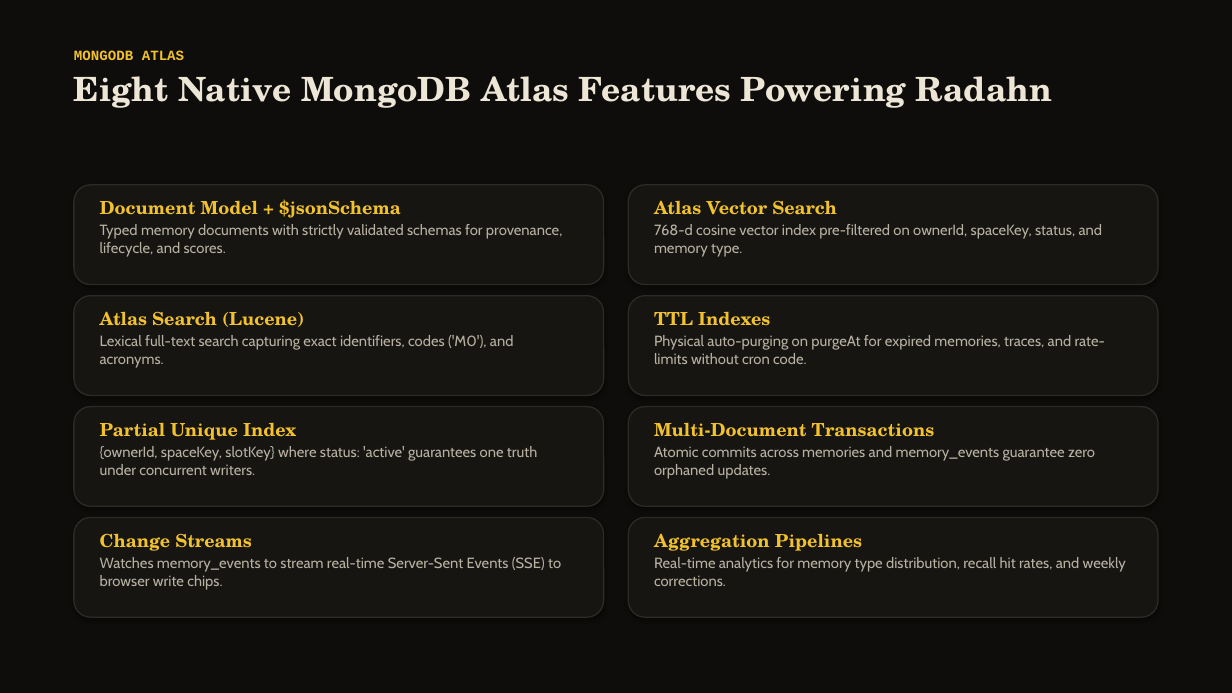
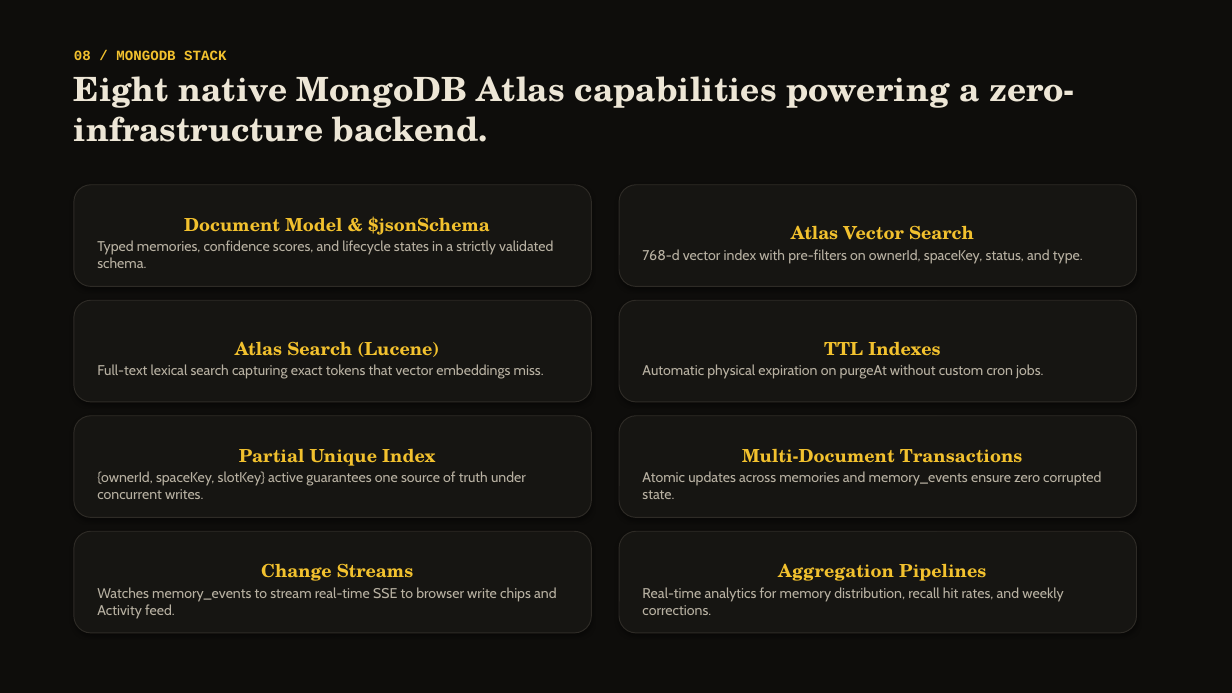
Before and after one commit to vaibhavcodesx/radahn, a slide deck: slide 9 of docs/deck/radahn.pptx. Drawn at 1232x693 pixels with LibreOffice and Linux fonts; fonts in the diff are those of the drawing. Boxes give left, top, right and bottom in pixels: in the first picture for what was removed or moved away, otherwise in the second. Text is boxed around its words. In the diff, an @@ line names an element or a change of style, - is before the commit and + after.

```diff
--- a/docs/deck/radahn.pptx
+++ b/docs/deck/radahn.pptx
@@ text at [74,50,1075,142]: text changed @@
-MONGODB ATLAS
-Eight Native MongoDB Atlas Features Powering Radahn
+08 / MONGODB STACK
+Eight native MongoDB Atlas capabilities powering a zero-infrastructure backend.
@@ rounded rectangle "Document Model & $jsonSchema": place and size @@
-rounded rectangle "Document Model & $jsonSchema" at [74,185,604,285]
+rounded rectangle "Document Model & $jsonSchema" at [74,185,592,287]
@@ rounded rectangle "Document Model & $jsonSchema" at [74,185,592,287]: outline #2E2B26 1 pt to #2E2B26 0.75 pt @@
@@ text removed at [100,199,562,257] @@
-Document Model + $jsonSchema
-Typed memory documents with strictly validated schemas for provenance, lifecycle, and scores.
@@ rounded rectangle "Atlas Vector Search": place and size @@
-rounded rectangle "Atlas Vector Search" at [654,200,1103,257]
+rounded rectangle "Atlas Vector Search" at [619,185,1137,287]
@@ rounded rectangle removed at [628,185,1158,285] @@
@@ text in rounded rectangle at [97,216,553,268]: text added @@
+Document Model & $jsonSchema
+Typed memories, confidence scores, and lifecycle states in a strictly validated schema.
@@ text in rounded rectangle at [791,225,974,240]: alignment left to centre @@
@@ text in rounded rectangle at [642,249,1083,264]: text changed; size 11.5 to 11 pt @@
-768-d cosine vector index pre-filtered on ownerId, spaceKey, status, and memory type.
+768-d vector index with pre-filters on ownerId, spaceKey, status, and type.
@@ rounded rectangle removed at [74,296,604,396] @@
@@ rounded rectangle removed at [628,296,1158,396] @@
@@ rounded rectangle "Atlas Search (Lucene)": place and size @@
-rounded rectangle "Atlas Search (Lucene)" at [100,311,514,368]
+rounded rectangle "Atlas Search (Lucene)" at [74,300,592,402]
@@ vertical alignment top to middle; fill none to #161512; outline none to #2E2B26 0.75 pt; shadow on in 7 elements at [619,531,1137,633], [619,185,1137,287], [74,531,592,633], [74,416,592,518], [619,416,1137,518], [74,300,592,402], [619,300,1137,402] @@
@@ rounded rectangle "TTL Indexes": place and size @@
-rounded rectangle "TTL Indexes" at [654,311,1105,364]
+rounded rectangle "TTL Indexes" at [619,300,1137,402]
@@ text in rounded rectangle at [235,341,439,357]: alignment left to centre @@
@@ text in rounded rectangle at [824,342,940,356]: alignment left to centre @@
@@ text in rounded rectangle at [97,364,544,379]: text changed; size 11.5 to 11 pt @@
-Lexical full-text search capturing exact identifiers, codes ('M0'), and acronyms.
+Full-text lexical search capturing exact tokens that vector embeddings miss.
@@ text in rounded rectangle at [642,364,1043,379]: text changed; size 11.5 to 11 pt @@
-Physical auto-purging on purgeAt for expired memories, traces, and rate-limits without cron code.
+Automatic physical expiration on purgeAt without custom cron jobs.
@@ rounded rectangle "Partial Unique Index": place and size @@
-rounded rectangle "Partial Unique Index" at [100,422,537,475]
+rounded rectangle "Partial Unique Index" at [74,416,592,518]
@@ rounded rectangle removed at [74,407,604,506] @@
@@ rounded rectangle "Multi-Document Transactions": place and size @@
-rounded rectangle "Multi-Document Transactions" at [654,422,1095,479]
+rounded rectangle "Multi-Document Transactions" at [619,416,1137,518]
@@ rounded rectangle removed at [628,407,1158,506] @@
@@ text in rounded rectangle at [239,449,435,466]: alignment left to centre @@
@@ text in rounded rectangle at [742,449,1023,463]: alignment left to centre @@
@@ text in rounded rectangle at [97,471,526,499]: text changed; size 11.5 to 11 pt @@
-{ownerId, spaceKey, slotKey} where status: 'active' guarantees one truth under concurrent writers.
+{ownerId, spaceKey, slotKey} active guarantees one source of truth under concurrent writes.
@@ text in rounded rectangle at [642,471,1101,499]: text changed; size 11.5 to 11 pt @@
-Atomic commits across memories and memory_events guarantee zero orphaned updates.
+Atomic updates across memories and memory_events ensure zero corrupted state.
@@ rounded rectangle "Change Streams": place and size @@
-rounded rectangle "Change Streams" at [100,533,561,590]
+rounded rectangle "Change Streams" at [74,531,592,633]
@@ rounded rectangle removed at [74,518,604,617] @@
@@ rounded rectangle "Aggregation Pipelines": place and size @@
-rounded rectangle "Aggregation Pipelines" at [654,533,1126,586]
+rounded rectangle "Aggregation Pipelines" at [619,531,1137,633]
@@ rounded rectangle removed at [628,518,1158,617] @@
@@ text in rounded rectangle at [261,563,414,581]: alignment left to centre @@
@@ text in rounded rectangle at [778,563,986,581]: alignment left to centre @@
@@ text in rounded rectangle at [97,587,557,619]: text changed; size 11.5 to 11 pt @@
-Watches memory_events to stream real-time Server-Sent Events (SSE) to browser write chips.
+Watches memory_events to stream real-time SSE to browser write chips and Activity feed.
@@ text in rounded rectangle at [642,587,1063,615]: text changed; size 11.5 to 11 pt @@
-Real-time analytics for memory type distribution, recall hit rates, and weekly corrections.
+Real-time analytics for memory distribution, recall hit rates, and weekly corrections.
```
Also in this commit, not shown: 9 other slides changed, 2 slides added, 2 slides removed, 13 other files.
